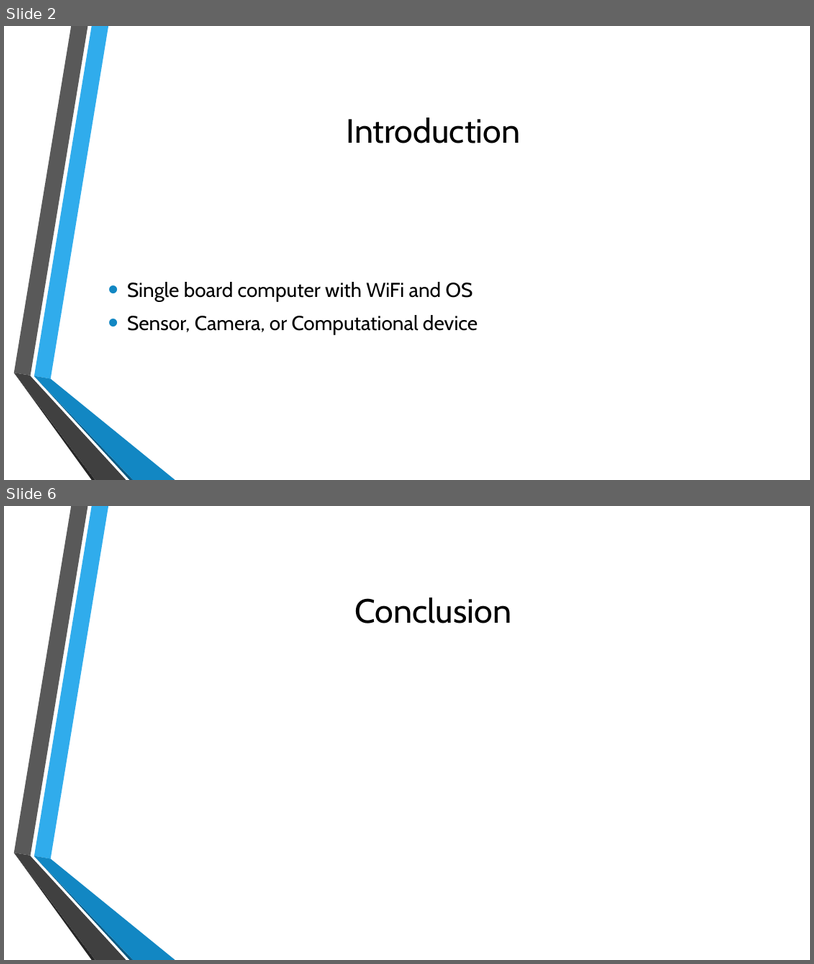
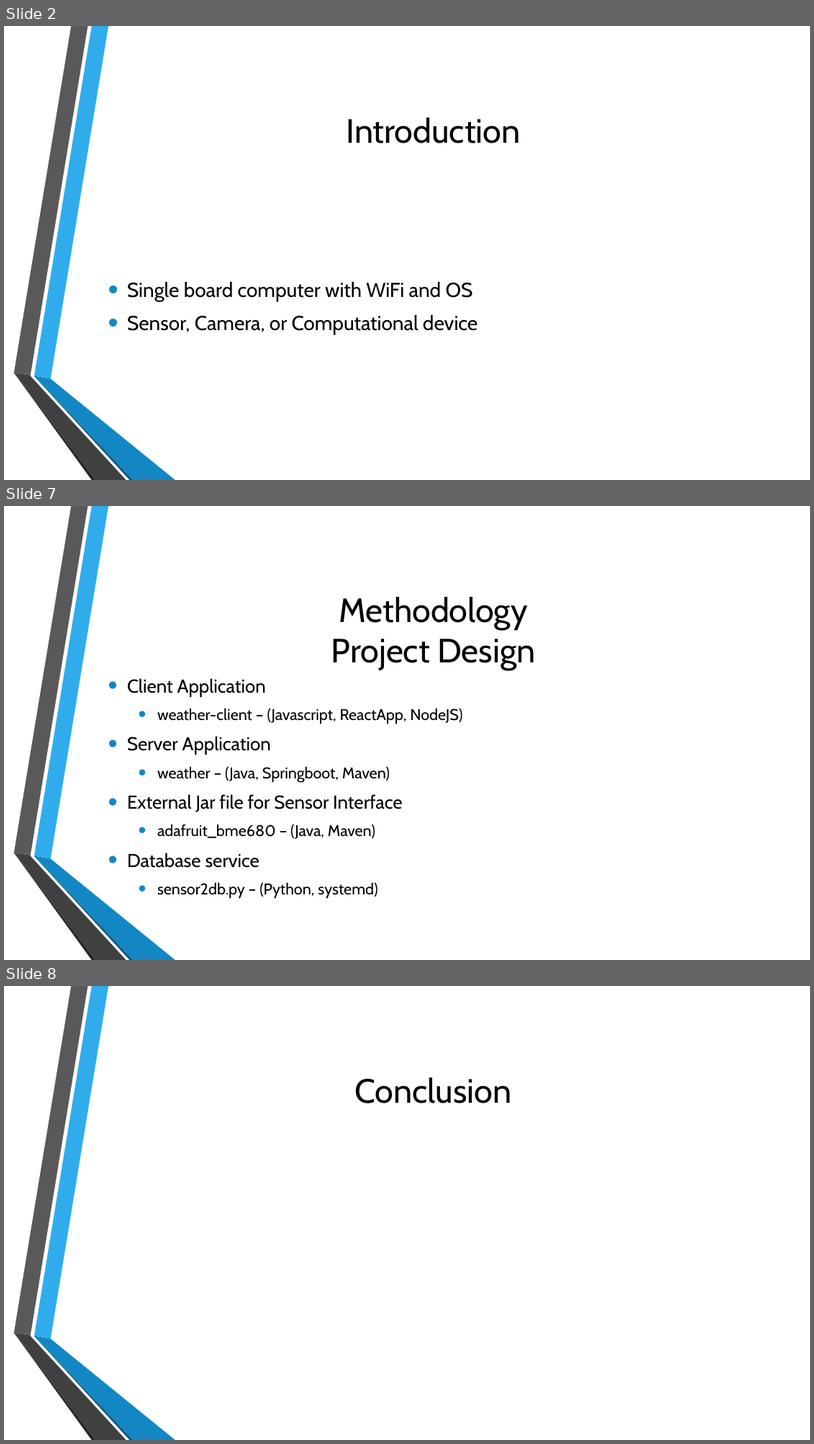
Before and after one commit to CS-370-801-Fall24-Term-Project/Fall2024TermProject, a slide deck: Reports/Team 8B - CS 370 Fall 2024 Term Project.pptx. Shown one above the other, each under a label of ours: slides 2 and 6 before the commit, slides 2, 7 and 8 after it; the slides between them are not shown. The pictures are 814x964 and 814x1444 pixels, drawn with LibreOffice and Linux fonts; fonts in the diff are those of the drawing; grey boxes stand for pictures; background and template pictures are left out. Boxes give left, top, right and bottom in pixels: in the first picture for what was removed or moved away, otherwise in the second. Text is boxed around its words. In the diff, an @@ line names an element or a change of style, - is before the commit and + after.

```diff
--- a/Reports/Team 8B - CS 370 Fall 2024 Term Project.pptx
+++ b/Reports/Team 8B - CS 370 Fall 2024 Term Project.pptx
@@ slide 7 added at box(4, 506, 810, 960), background picture (left out); not listed: 6 template elements that a slide beside it also shows @@
@@ title added at box(332, 597, 535, 671), 40 pt, text #000000 @@
+Methodology
+Project Design
@@ text added at box(127, 678, 463, 898), 18.5 pt, text #000000 @@
+• Client Application
+  • weather-client – (Javascript, ReactApp, NodeJS)
+• Server Application
+  • weather – (Java, Springboot, Maven)
+• External Jar file for Sensor Interface
+  • adafruit_bme680 – (Java, Maven)
+• Database service
+  • sensor2db.py – (Python, systemd)
@@ what was slide 6 is now slide 8 @@
```
Also in this commit, not shown: 3 slides changed, 2 other slides added, 1 slide removed.
